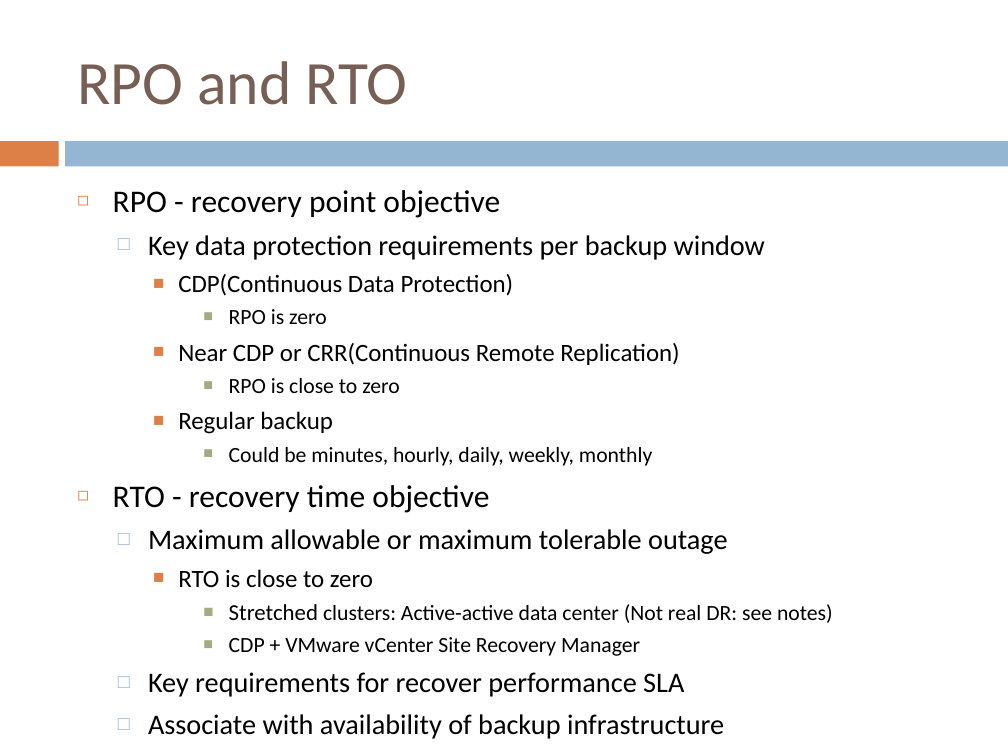
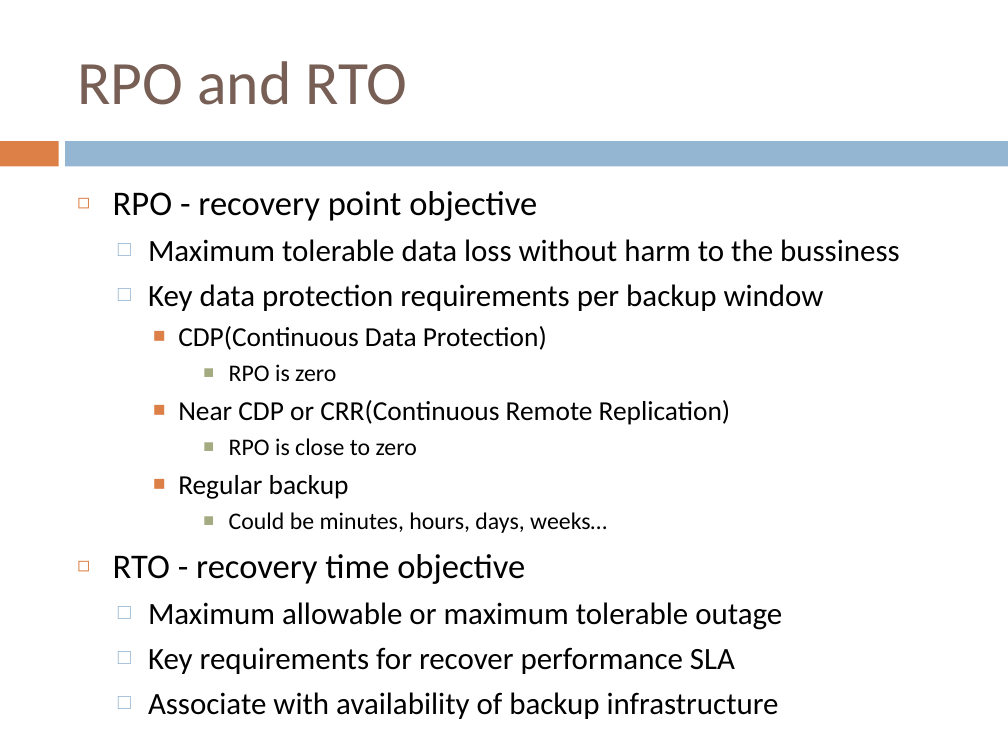
Before and after one commit to yangoliver/mydoc, a slide deck: slide 4 of slides/2016/vm_backup_toi_part1.pptx. Drawn at 1008x756 pixels with LibreOffice and Linux fonts; fonts in the diff are those of the drawing. Boxes give left, top, right and bottom in pixels: in the first picture for what was removed or moved away, otherwise in the second. Text is boxed around its words. In the diff, an @@ line names an element or a change of style, - is before the commit and + after.

```diff
--- a/slides/2016/vm_backup_toi_part1.pptx
+++ b/slides/2016/vm_backup_toi_part1.pptx
@@ text at box(113, 191, 824, 674): size 22.5 to 24.6 pt in "RPO - recovery point objective", "RTO - recovery time objective"; size 20.1 to 22.1 pt in "Key data protection requirements per backup window", "Maximum allowable or maximum tolerable outage", "Key requirements for recover performance SLA", "Associate with availability of backup infrastructure"; size 17.8 to 19.6 pt in "CDP(Continuous Data Protection)", "Near CDP or CRR(Continuous Remote Replication)", "Regular backup"; size 15.5 to 17 pt in "RPO is zero", "RPO is close to zero" @@
@@ text at box(148, 239, 900, 262): paragraph added @@
+  □ Maximum tolerable data loss without harm to the bussiness
@@ text at box(229, 512, 607, 533): text changed; size 15.5 to 17 pt @@
-      ■ Could be minutes, hourly, daily, weekly, monthly
+      ■ Could be minutes, hours, days, weeks…
@@ text at box(178, 569, 833, 656): paragraphs removed @@
-    ■ RTO is close to zero
-      ■ Stretched clusters: Active-active data center (Not real DR: see notes)
-      ■ CDP + VMware vCenter Site Recovery Manager
```
Also in this commit, not shown: 1 other file.
